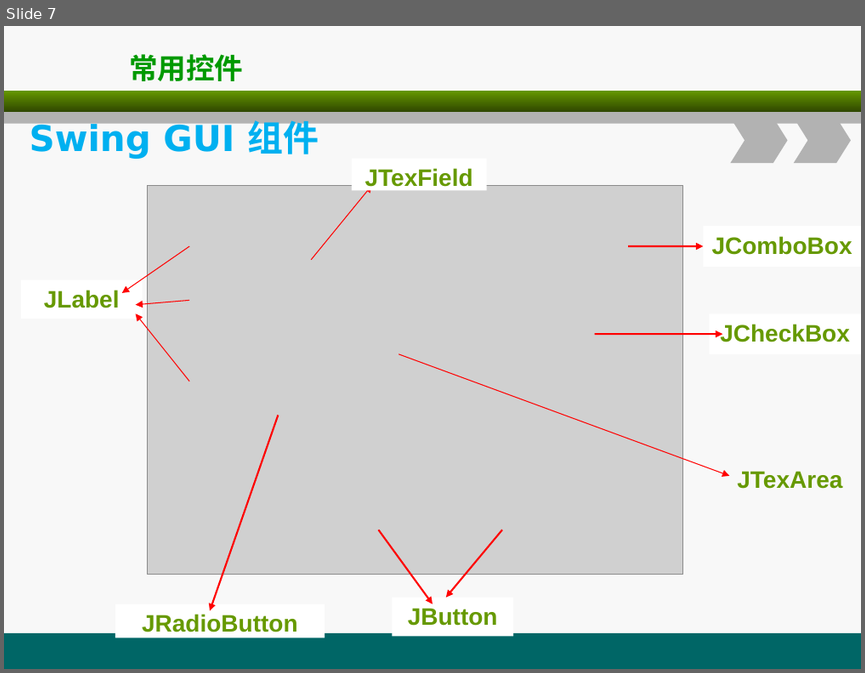
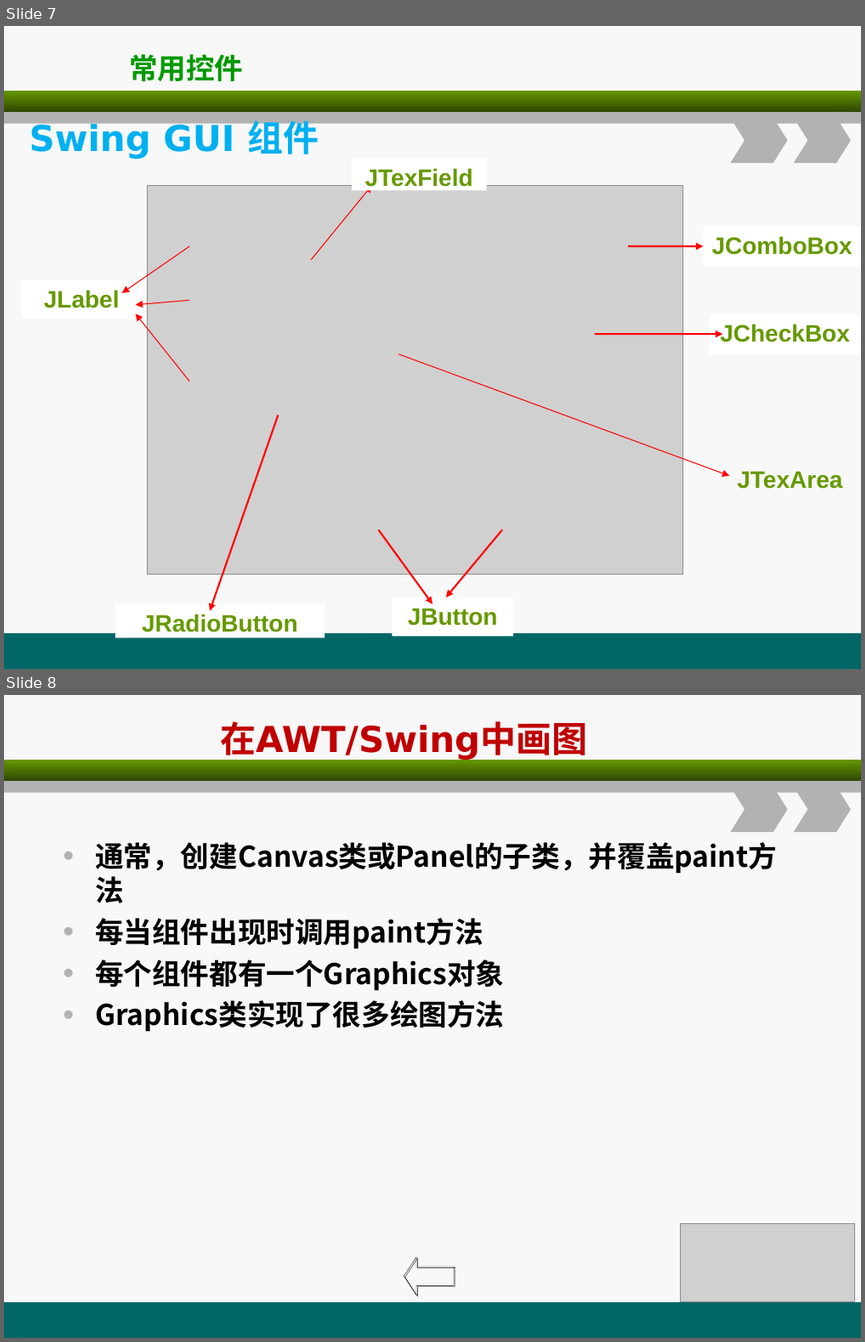
Before and after one commit to christwei/gitDoc, a slide deck: 课件/环宇/javaSE进阶/B1.ppt. Shown one above the other, each under a label of ours: slide 7 before the commit, slides 7 and 8 after it. The pictures are 865x673 and 865x1342 pixels, drawn with LibreOffice and Linux fonts; fonts in the diff are those of the drawing; grey boxes stand for pictures. Boxes give left, top, right and bottom in pixels: in the first picture for what was removed or moved away, otherwise in the second. Text is boxed around its words. In the diff, an @@ line names an element or a change of style, - is before the commit and + after.

```diff
--- a/课件/环宇/javaSE进阶/B1.ppt
+++ b/课件/环宇/javaSE进阶/B1.ppt
@@ slide 8 added at <box>4,695,861,1338</box>, background #F8F8F8; not listed: 5 template elements that a slide beside it also shows @@
@@ title added at <box>220,721,587,760</box>, 30 pt, text #C00000, bold @@
+在AWT/Swing中画图
@@ text added at <box>95,842,777,1032</box>, 24 pt, text #000000, bold @@
+• 通常，创建Canvas类或Panel的子类，并覆盖paint方法
+• 每当组件出现时调用paint方法
+• 每个组件都有一个Graphics对象
+• Graphics类实现了很多绘图方法
@@ picture added at <box>680,1224,855,1303</box> @@
@@ left arrow added at <box>404,1257,454,1295</box>, outline #000000 0.26 pt @@
```
Also in this commit, not shown: 1 slide changed, 4 other slides added, 13 other files.
